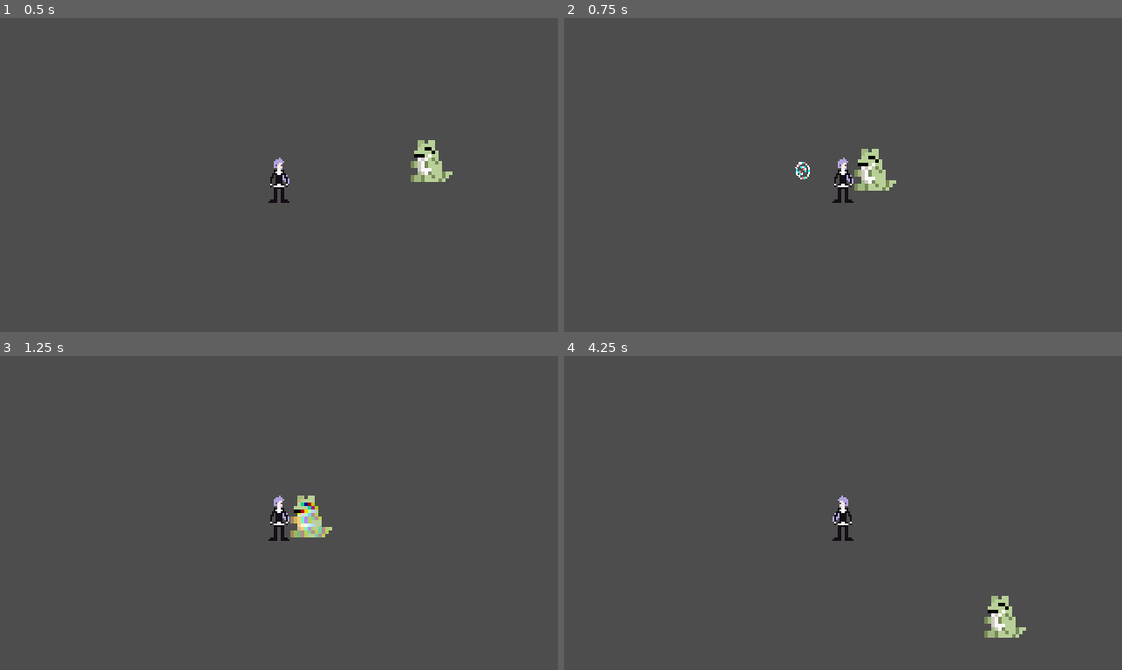
Above: before the commit, frames 1-4 (two rows, left to right).
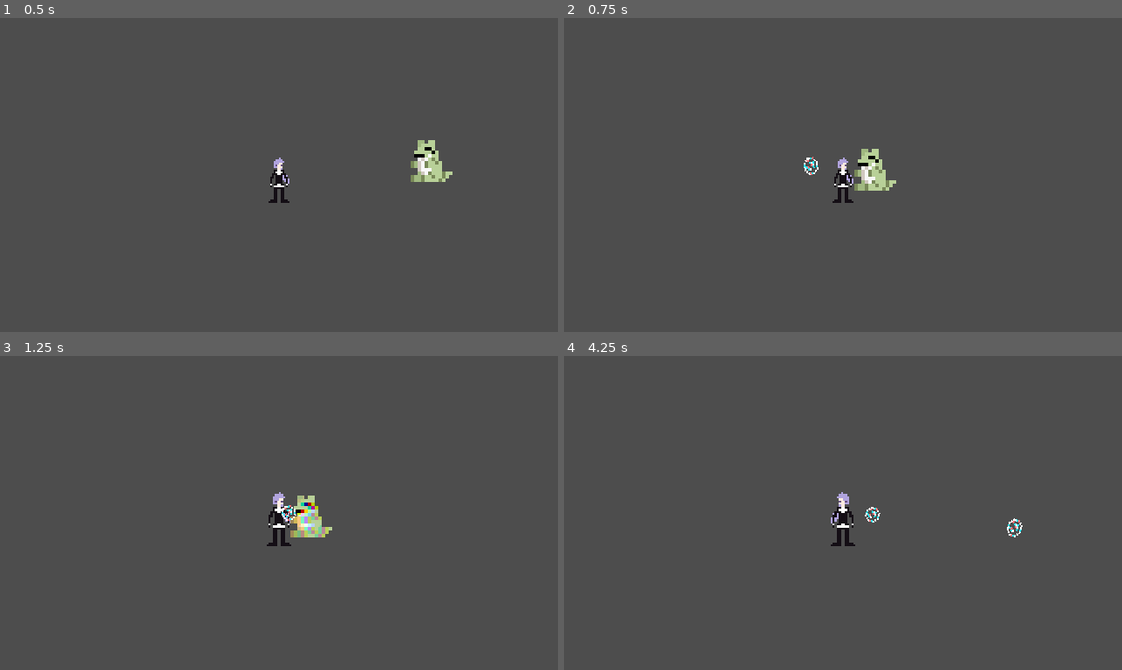
Above: after the commit, the same moments.

Repository: Th-eo/ultra-wormhole-jam
Game: Godot game, scene res://src/main.tscn
The game is run twice, just before and just after one commit, with the same random seed, the same clock (stepped at 60 frames per second) and the same inputs.
Inputs (mouse positions are in pixels of both pictures, inside the frame that each line leads up to):
- Up to frame 1 (0.5 s): no input
- Up to frame 2 (0.75 s): move the mouse to (965, 159) at 0.52 s; hold D (right) from 0.53 s (still down); hold Space (fire) from 0.53 s (still down)
- Up to frame 3 (1.25 s): keep holding D (right); keep holding Space (fire)
- Up to frame 4 (4.25 s): move the mouse to (731, 528) at 1.27 s; release D (right) at 1.28 s; release Space (fire) at 1.28 s; hold S (down) 1.28-2.03 s; tap Space (fire) at 1.35, 2.85 s; move the mouse to (898, 443) at 2.02 s; hold D (right) 2.03-2.78 s; hold Space (fire) 2.03-2.78 s; move the mouse to (815, 575) at 2.77 s; hold W (up) 2.78-3.53 s; move the mouse to (1010, 560) at 3.52 s; hold A (left) from 3.53 s (still down); hold Space (fire) from 3.53 s (still down)

Frame 1 is identical in both runs. In frame 2, 0.1% of the frame differs, in the area x 41-46%, y 44-52%; in frame 3, 0.3%; in frame 4, 1.0%, in the area x 47-83%, y 43-90%.

Commit message:
Semi random bubbles and minor tweaks

Diff:
--- a/src/entities/enemy.gd
+++ b/src/entities/enemy.gd
@@ -17,7 +17,6 @@
 	target = get_parent().get_node("Player")
 
 func _physics_process(delta):
-	print($AnimationPlayer.current_animation)
 	if target and move and cur_hp > 0:
 		velocity = global_position.direction_to(target.global_position)
 		move_and_collide(velocity * SPEED * delta)
@@ -48,6 +47,8 @@
 
 func die():
 	move = false
+	$Hurtbox.monitoring = false
+	$Hurtbox.monitorable = false
 	$AnimationPlayer.play("death")
 	await $AnimationPlayer.animation_finished
 	queue_free()
--- a/src/entities/enemy.tscn
+++ b/src/entities/enemy.tscn
@@ -17,6 +17,10 @@
 
 [sub_resource type="Animation" id="Animation_bbc7c"]
 resource_name = "attack"
+
+[sub_resource type="Animation" id="Animation_cfdd5"]
+resource_name = "death"
+length = 0.01
 
 [sub_resource type="Animation" id="Animation_gex6w"]
 resource_name = "idle"
@@ -38,9 +42,6 @@
 resource_name = "walk"
 loop_mode = 1
 
-[sub_resource type="Animation" id="Animation_cfdd5"]
-resource_name = "death"
-
 [sub_resource type="AnimationLibrary" id="AnimationLibrary_af8nc"]
 _data = {
 "attack": SubResource("Animation_bbc7c"),
@@ -53,6 +54,7 @@
 script = ExtResource("1_3rway")
 
 [node name="Hurtbox" type="Area2D" parent="."]
+monitoring = false
 
 [node name="CollisionShape2D" type="CollisionShape2D" parent="Hurtbox"]
 position = Vector2(0, 4)
--- a/src/entities/player.gd
+++ b/src/entities/player.gd
@@ -4,8 +4,14 @@
 const SPEED = 300.0
 var can_move = true # Variable to lock player input?
 
+var fire_rate = 0.2
+@onready var fire_timer = $Timer
+var can_shoot = true
+
 func _ready():
 	$AnimationPlayer.play("idle") # TODO
+	fire_timer.one_shot = false
+	fire_timer.wait_time = fire_rate
 
 func _physics_process(delta):
 	if can_move == true: move()
@@ -18,10 +24,13 @@
 		$AnimationPlayer.play("walk") # TODO
 	else:
 		$AnimationPlayer.play("idle")
-	if Input.is_action_just_pressed("fire"):
+	if Input.is_action_pressed("fire") and can_shoot:
 		fire()
 		wiggle() # Scale wiggle, just for input feedback
 		# Also the word wiggle is fun
+		can_shoot = false
+		fire_timer.start()
+
 
 func move():
 	var x_direction = Input.get_axis("left", "right")
@@ -43,6 +52,7 @@
 	var instance = projectile.instantiate()
 	instance.transform = $ProjectileOrigin.transform
 	instance.global_position = $ProjectileOrigin.global_position
+	instance.target_position = get_global_mouse_position()
 	get_parent().add_child(instance)
 
 func wiggle():
@@ -52,3 +62,7 @@
 
 func _process(delta):
 	pass
+
+
+func _on_timer_timeout():
+	can_shoot = true
--- a/src/entities/player.tscn
+++ b/src/entities/player.tscn
@@ -36,3 +36,7 @@
 libraries = {
 "": SubResource("AnimationLibrary_3de1p")
 }
+
+[node name="Timer" type="Timer" parent="."]
+
+[connection signal="timeout" from="Timer" to="." method="_on_timer_timeout"]
--- a/src/entities/projectile.gd
+++ b/src/entities/projectile.gd
@@ -1,14 +1,36 @@
 extends Area2D
 
-var speed = 100
+var speed_min = 50
+var speed_max = 150
+var max_speed = 150 # DON'T. ASK.
+var speed_variation = 0.2
+var direction_variation = 0.15
+
+var speed: float
+var target_position : Vector2
+var velocity: Vector2
+
 var move = true
 
 func _ready():
-	pass
+	target_position = get_global_mouse_position()
+	speed = randf_range(speed_min, speed_max)
+	# Apply variation to direction
+	var angle_to_target = atan2(target_position.y - position.y, target_position.x - position.x)
+	var random_offset = randf_range(-direction_variation, direction_variation)
+	angle_to_target += random_offset
+	# Calculate velocity based on direction and speed
+	velocity = Vector2(cos(angle_to_target), sin(angle_to_target)) * speed
+	# Apply variation to speed
+	var random_speed_variation = randf_range(1 - speed_variation, 1 + speed_variation)
+	velocity *= random_speed_variation
+	# Limit the maximum speed
+	velocity = velocity.normalized() * min(velocity.length(), max_speed)
 
 func _process(delta):
 	if move == true:
-		position += transform.x * speed * delta
+		# Update position
+		translate(velocity * delta)
 	await get_tree().create_timer(1).timeout
 	move = false
 	die()
@@ -20,7 +42,6 @@
 	queue_free()
 
 func _on_area_entered(area):
-	print(area)
 	if area.get_parent().has_method("handle_hit"):
 		area.get_parent().handle_hit()
 		die()
Binary file added: assets/particles/gust.png
Not shown, added: assets/particles/gust.png.import
